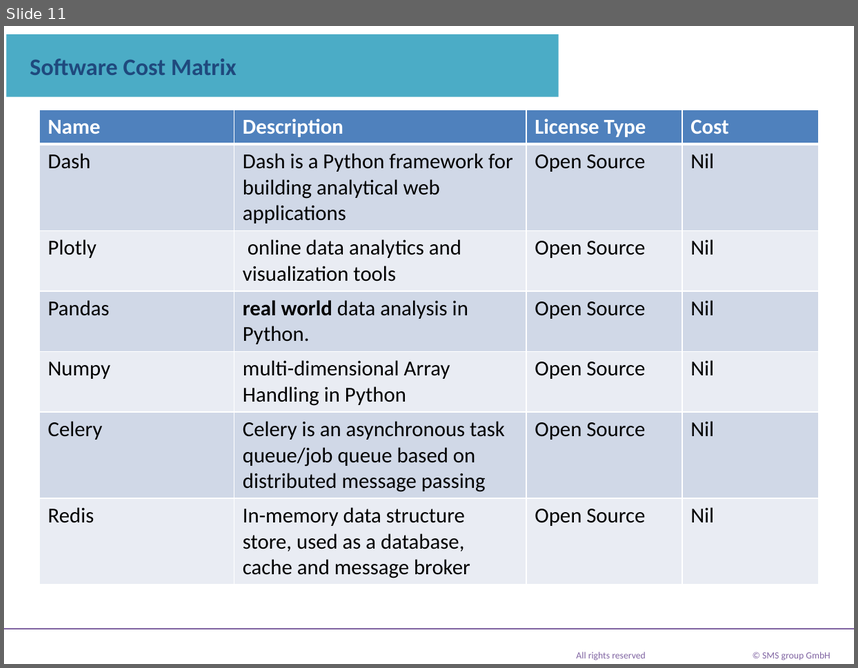
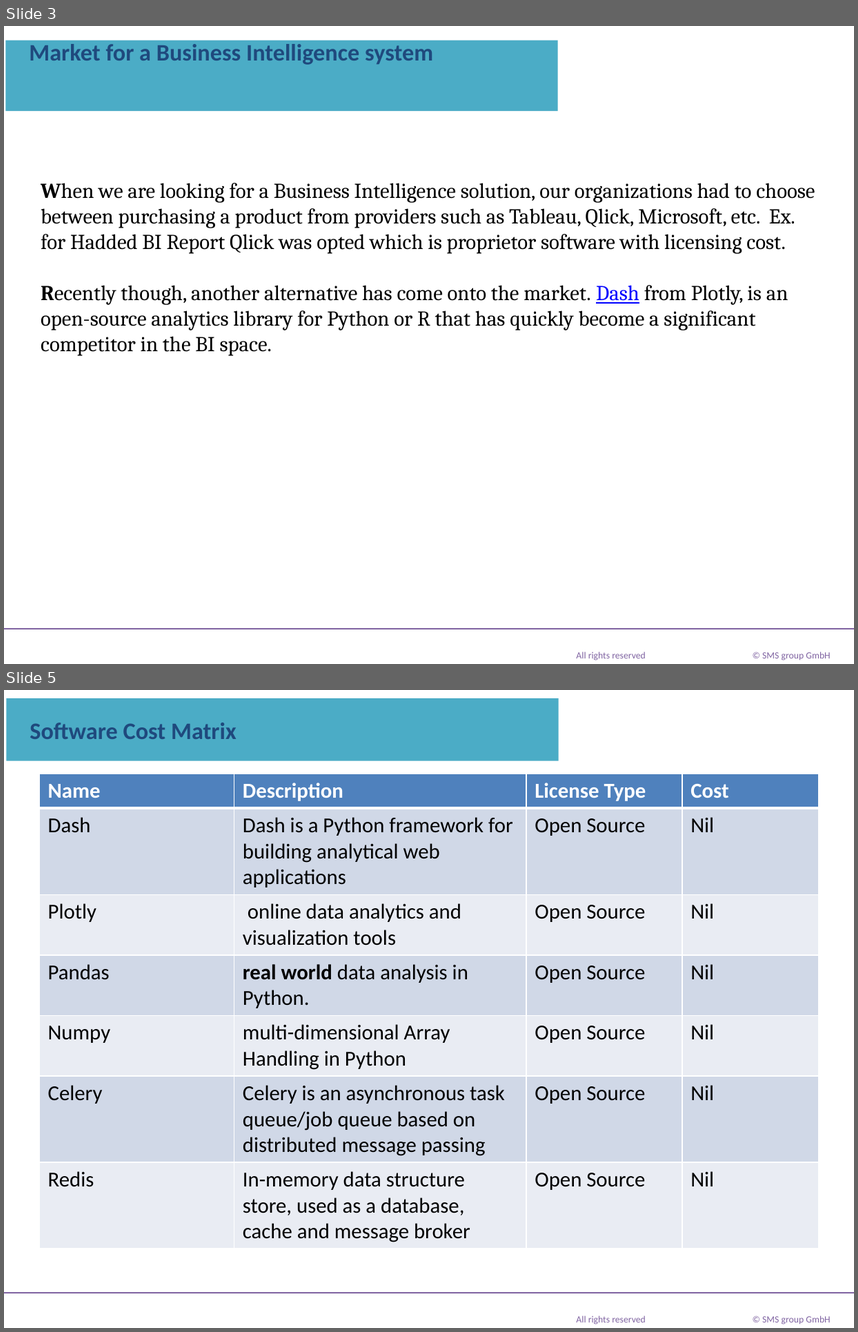
Before and after one commit to mrmanishprasadroy/Dash_Monitoring_Tool, a slide deck: PlotlyDashboard.pptx. Shown one above the other, each under a label of ours: slide 11 before the commit, slides 3 and 5 after it; the slides between them are not shown. The pictures are 858x668 and 858x1332 pixels, drawn with LibreOffice and Linux fonts; fonts in the diff are those of the drawing; background and template pictures are left out. Boxes give left, top, right and bottom in pixels: in the first picture for what was removed or moved away, otherwise in the second. Text is boxed around its words. In the diff, an @@ line names an element or a change of style, - is before the commit and + after.

```diff
--- a/PlotlyDashboard.pptx
+++ b/PlotlyDashboard.pptx
@@ slide 3 added at <box>4,26,854,664</box>, background #FFFFFF; not listed: 3 template elements that a slide beside it also shows @@
@@ title added at <box>5,40,558,111</box>, fill #4BACC6, 20 pt, text #1F497D, bold @@
+Market for a Business Intelligence system
@@ text added at <box>41,183,815,356</box>, 18 pt, text #000000 @@
+When we are looking for a Business Intelligence solution, our organizations had to choose between purchasing a product from providers such as Tableau, Qlick, Microsoft, etc. Ex. for Hadded BI Report Qlick was opted which is proprietor software with licensing cost.
+Recently though, another alternative has come onto the market. Dash from Plotly, is an open-source analytics library for Python or R that has quickly become a significant competitor in the BI space.
@@ what was slide 11 is now slide 5 @@
```
Also in this commit, not shown: 3 slides changed, 5 other slides added, 8 slides removed, 2 other files.
